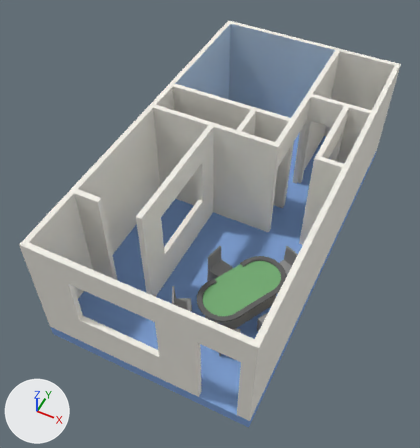
What one commit did to the Blender file blender/cards.blend.
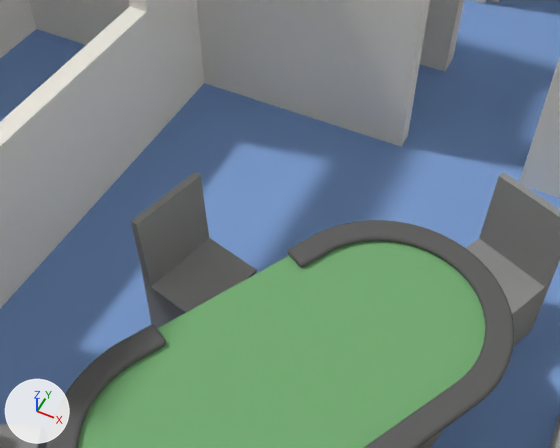
Old and new are each drawn whole from a 50 mm camera at (3.73, -6.82, 10.82) aimed at (-0.31, 1.27, 0.71) and again close up from a 50 mm camera at (1.82, -1.59, 3.53) aimed at (0.65, 0.75, 0.62). The lights are fixed; the arrows at lower left show +X, +Y and +Z.

Names of what the first close-up shows: 'Card Table', 'Chair', 'Chair.002', 'Chair.003', 'Floor', 'Walls'.
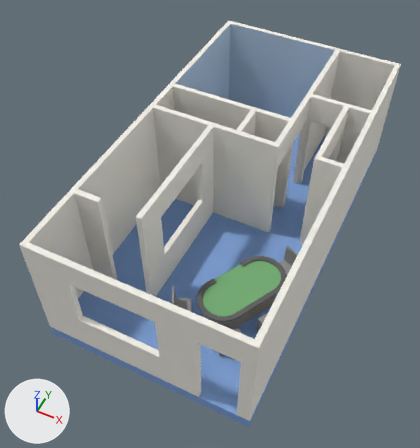
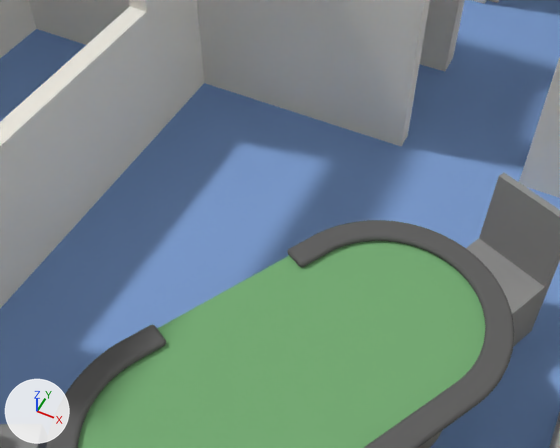
Pixel boxes (x1, y1, x2, y2) of what changed, in the close-ups (560 x 448 px):
```json
{"object": "Chair", "change": "hidden", "before": [131, 172, 257, 328]}
```

Scene script edits in JSON lines:
```json
{"op": "add", "block": "ob_chair", "code": "ob_chair.hide_set(True)"}
```
